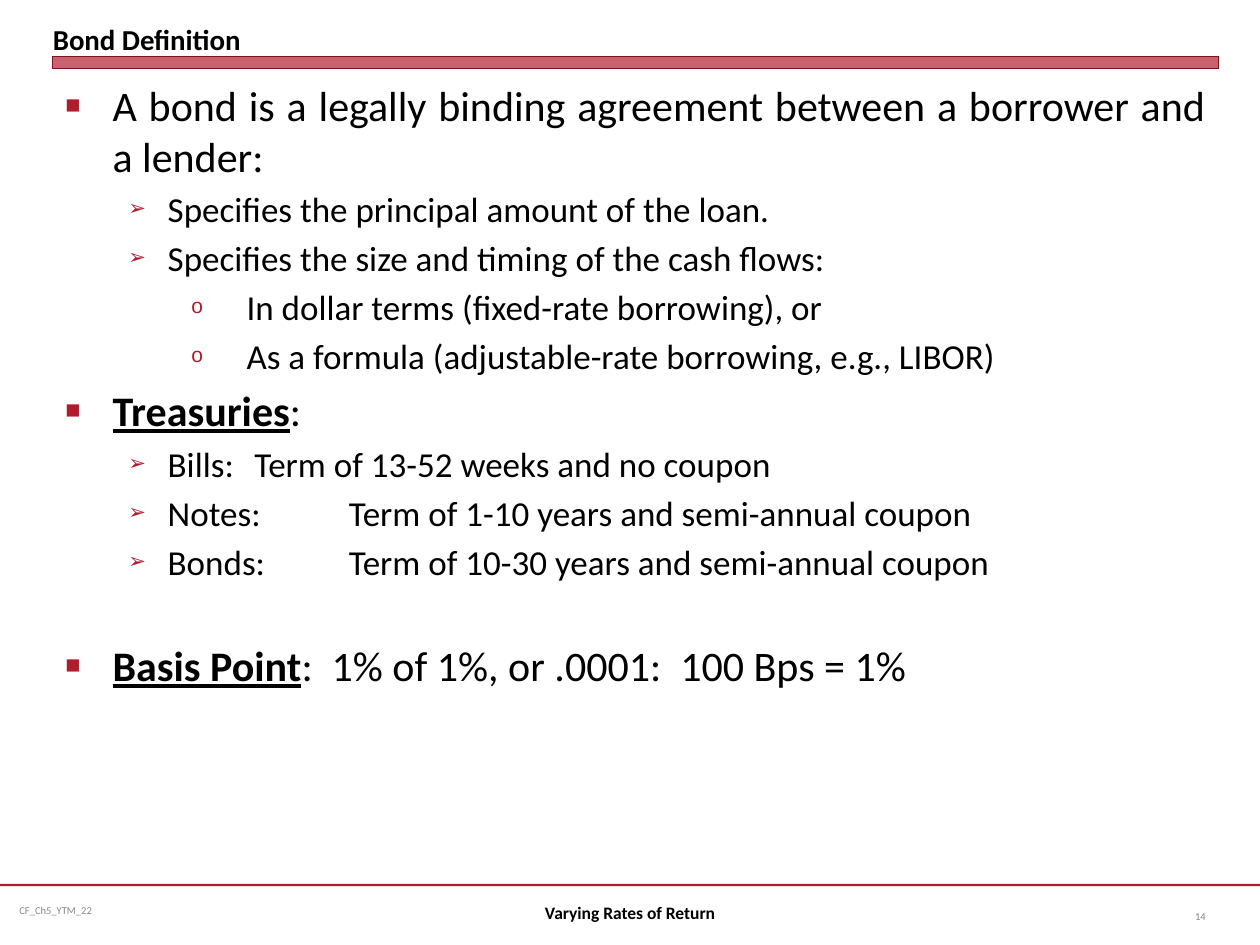
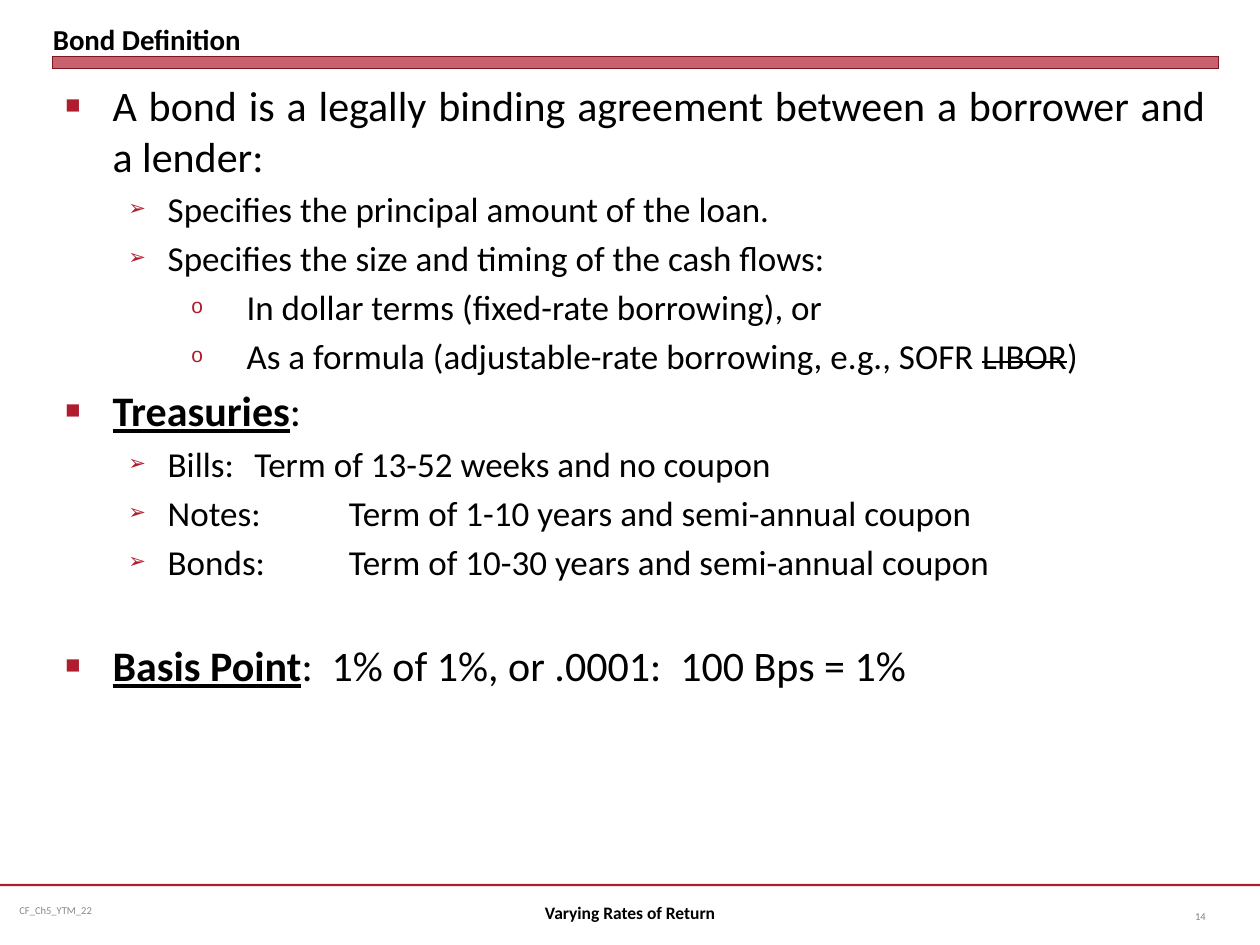
Before and after one commit to jmc877/Corporate-Finance, a slide deck: slide 14 of slides/CF_Ch5_YTM_22.pptx. Drawn at 1260x945 pixels with LibreOffice and Linux fonts; fonts in the diff are those of the drawing. Boxes give left, top, right and bottom in pixels: in the first picture for what was removed or moved away, otherwise in the second. Text is boxed around its words. In the diff, an @@ line names an element or a change of style, - is before the commit and + after.

Commit message:
Update

```diff
--- a/slides/CF_Ch5_YTM_22.pptx
+++ b/slides/CF_Ch5_YTM_22.pptx
@@ text at box(247, 343, 1078, 375): text changed @@
-    o As a formula (adjustable-rate borrowing, e.g., LIBOR)
+    o As a formula (adjustable-rate borrowing, e.g., SOFR LIBOR)
```
Also in this commit, not shown: 1 other slide changed.
